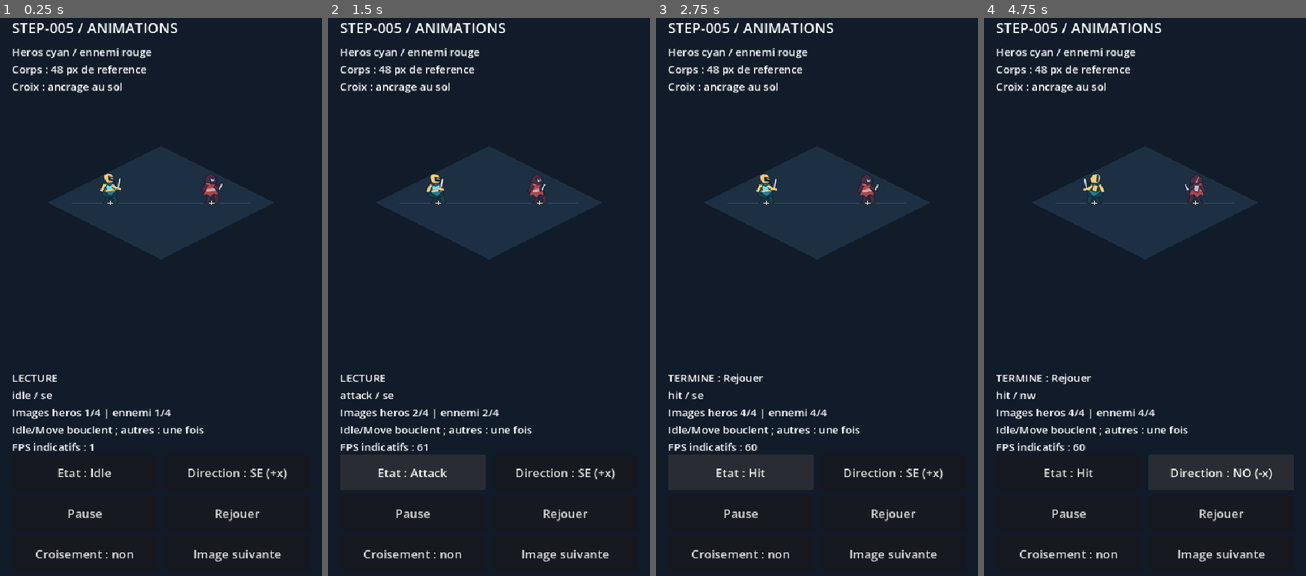
Above: before the commit, frames 1-4 (left to right).
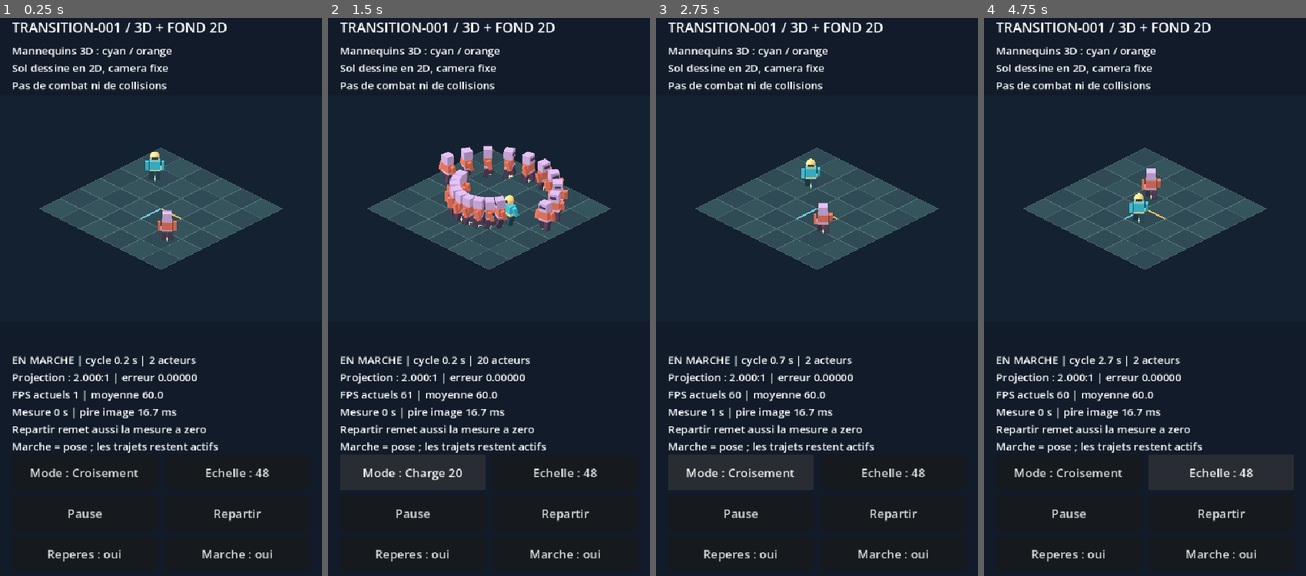
Above: after the commit, the same moments.

Repository: RobinArcangioli/gambit-arena
Game: Godot game, scene res://scenes/main.tscn
Two runs of this game, one before a commit and one after it. Both use one fixed random seed, a clock stepped at 60 frames per second and the inputs below.
Inputs (mouse positions are in pixels of both pictures, inside the frame that each line leads up to):
- Up to frame 1 (0.25 s): no input
- Up to frame 2 (1.5 s): click (411, 469) at 0.5 s, where only the run after the commit has a clickable "Mode : Croisement"; click (411, 469) at 1.25 s, where only the run after the commit has a clickable "Mode : Decor 2D"
- Up to frame 3 (2.75 s): click (739, 469) at 2 s, where only the run after the commit has a clickable "Mode : Charge 20"
- Up to frame 4 (4.75 s): click (1222, 469) at 2.75 s, where only the run after the commit has a clickable "Echelle : 48"; click (1222, 469) at 3.5 s, where only the run after the commit has a clickable "Echelle : 64"; click (1222, 469) at 4.25 s, where only the run after the commit has a clickable "Echelle : 80"

The runs differ from the first frame. In frame 1, 14% of the frame differs, in the area x 3-90%, y 0-98%; in frame 2, 15%; in frame 3, 14%; in frame 4, 14%.

Commit message:
feat: [TRANSITION-001] prototyper les personnages 3D sur fond 2D

Diff:
--- /dev/null
+++ b/assets/hybrid/occluder.svg
@@ -0,0 +1,7 @@
+<svg xmlns="http://www.w3.org/2000/svg" width="96" height="112" viewBox="0 0 96 112">
+<title>Original flat diagnostic garden screen</title>
+<path d="M16 110V14L48 3L80 14V110H68V22H28V110Z" fill="#caab70" stroke="#493c35" stroke-width="3"/>
+<path d="M28 24H68V93H28Z" fill="#456e65" stroke="#243e41" stroke-width="3"/>
+<path d="M30 28L66 62M30 44L66 78M30 60L62 90M66 28L30 62M66 44L30 78M66 60L34 90" fill="none" stroke="#84b48b" stroke-width="4"/>
+<path d="M10 110H86" stroke="#caab70" stroke-width="4"/>
+</svg>
--- /dev/null
+++ b/scenes/hybrid/hybrid_lab.tscn
@@ -0,0 +1,82 @@
+[gd_scene load_steps=4 format=3]
+
+[ext_resource type="Script" path="res://scripts/hybrid/hybrid_lab.gd" id="1_lab"]
+[ext_resource type="Script" path="res://scripts/hybrid/ground_canvas.gd" id="2_ground"]
+[ext_resource type="Script" path="res://scripts/hybrid/proxy_actor.gd" id="3_actor"]
+
+[node name="HybridLab" type="Control"]
+layout_mode = 0
+script = ExtResource("1_lab")
+
+[node name="Backdrop" type="ColorRect" parent="."]
+mouse_filter = 2
+color = Color(0.067, 0.106, 0.16, 1)
+
+[node name="Ground" type="Node2D" parent="."]
+script = ExtResource("2_ground")
+
+[node name="Render3D" type="SubViewportContainer" parent="."]
+mouse_filter = 2
+stretch = true
+
+[node name="Viewport" type="SubViewport" parent="Render3D"]
+transparent_bg = true
+own_world_3d = true
+size = Vector2i(540, 380)
+render_target_update_mode = 4
+
+[node name="World" type="Node3D" parent="Render3D/Viewport"]
+
+[node name="Camera" type="Camera3D" parent="Render3D/Viewport/World"]
+projection = 1
+keep_aspect = 0
+current = true
+size = 11.25
+near = 0.1
+far = 100.0
+
+[node name="Hero" type="Node3D" parent="Render3D/Viewport/World"]
+script = ExtResource("3_actor")
+
+[node name="Enemy" type="Node3D" parent="Render3D/Viewport/World"]
+script = ExtResource("3_actor")
+enemy = true
+
+[node name="HUD" type="Control" parent="."]
+mouse_filter = 2
+
+[node name="Title" type="Label" parent="HUD"]
+theme_override_font_sizes/font_size = 23
+text = "TRANSITION-001 / 3D + FOND 2D"
+
+[node name="Description" type="Label" parent="HUD"]
+theme_override_font_sizes/font_size = 18
+text = "Mannequins 3D : cyan / orange\nSol dessine en 2D, camera fixe\nPas de combat ni de collisions"
+
+[node name="Status" type="Label" parent="HUD"]
+theme_override_font_sizes/font_size = 18
+
+[node name="ModeButton" type="Button" parent="HUD"]
+focus_mode = 0
+theme_override_font_sizes/font_size = 20
+
+[node name="SizeButton" type="Button" parent="HUD"]
+focus_mode = 0
+theme_override_font_sizes/font_size = 20
+
+[node name="PauseButton" type="Button" parent="HUD"]
+focus_mode = 0
+theme_override_font_sizes/font_size = 20
+
+[node name="ResetButton" type="Button" parent="HUD"]
+focus_mode = 0
+theme_override_font_sizes/font_size = 20
+text = "Repartir"
+
+[node name="MarksButton" type="Button" parent="HUD"]
+focus_mode = 0
+theme_override_font_sizes/font_size = 20
+
+[node name="WalkButton" type="Button" parent="HUD"]
+focus_mode = 0
+theme_override_font_sizes/font_size = 20
--- a/scenes/main.tscn
+++ b/scenes/main.tscn
@@ -1,7 +1,7 @@
 [gd_scene load_steps=2 format=3 uid="uid://do6vxhog253vu"]
 
-[ext_resource type="PackedScene" path="res://scenes/debug/animation_lab.tscn" id="1_lab"]
+[ext_resource type="PackedScene" path="res://scenes/hybrid/hybrid_lab.tscn" id="1_lab"]
 
 [node name="Main" type="Node2D" unique_id=1193079028]
 
-[node name="AnimationLab" parent="." instance=ExtResource("1_lab")]
+[node name="HybridLab" parent="." instance=ExtResource("1_lab")]
--- /dev/null
+++ b/scripts/hybrid/ground_canvas.gd
@@ -0,0 +1,31 @@
+extends Node2D
+## True 2D background. Camera projection only supplies registration coordinates.
+var camera: Camera3D
+var view_size := Vector2(540, 380)
+var show_marks: bool = true
+var feet: Array[Vector3] = []
+
+func _project(point: Vector2) -> Vector2:
+	return camera.unproject_position(Vector3(point.x, 0, point.y))
+
+func _draw() -> void:
+	if not is_instance_valid(camera):
+		return
+	draw_rect(Rect2(Vector2.ZERO, view_size), Color("142131"))
+	for x in range(-3, 3):
+		for z in range(-3, 3):
+			var tile := PackedVector2Array([
+				_project(Vector2(x, z)), _project(Vector2(x + 1, z)),
+				_project(Vector2(x + 1, z + 1)), _project(Vector2(x, z + 1))])
+			var color := Color("304b55") if (x + z) % 2 == 0 else Color("35545b")
+			draw_colored_polygon(tile, color)
+	if show_marks:
+		for coordinate in range(-3, 4):
+			draw_line(_project(Vector2(coordinate, -3)), _project(Vector2(coordinate, 3)), Color("58747b"), 1.0)
+			draw_line(_project(Vector2(-3, coordinate)), _project(Vector2(3, coordinate)), Color("58747b"), 1.0)
+		draw_line(_project(Vector2.ZERO), _project(Vector2(1, 0)), Color("f3bd67"), 2.0)
+		draw_line(_project(Vector2.ZERO), _project(Vector2(0, 1)), Color("77c9ef"), 2.0)
+		for foot in feet:
+			var point: Vector2 = camera.unproject_position(foot)
+			draw_line(point - Vector2(5, 0), point + Vector2(5, 0), Color("fff2bb"), 1.5)
+			draw_line(point - Vector2(0, 4), point + Vector2(0, 4), Color("fff2bb"), 1.5)
--- /dev/null
+++ b/scripts/hybrid/hybrid_lab.gd
@@ -0,0 +1,231 @@
+extends Control
+## Single transparent 3D viewport over a registered 2D background.
+const ProxyActor = preload("res://scripts/hybrid/proxy_actor.gd")
+const GroundCanvas = preload("res://scripts/hybrid/ground_canvas.gd")
+const DECOR_TEXTURE: Texture2D = preload("res://assets/hybrid/occluder.svg")
+const MODES: Array[String] = ["Croisement", "Decor 2D", "Charge 20"]
+const SIZES: Array[int] = [48, 64, 80]
+@onready var ground: GroundCanvas = $Ground
+@onready var render_box: SubViewportContainer = $Render3D
+@onready var viewport_3d: SubViewport = $Render3D/Viewport
+@onready var world: Node3D = $Render3D/Viewport/World
+@onready var camera: Camera3D = $Render3D/Viewport/World/Camera
+@onready var hero: ProxyActor = $Render3D/Viewport/World/Hero
+@onready var enemy: ProxyActor = $Render3D/Viewport/World/Enemy
+@onready var hud: Control = $HUD
+@onready var status_label: Label = $HUD/Status
+@onready var mode_button: Button = $HUD/ModeButton
+@onready var size_button: Button = $HUD/SizeButton
+@onready var pause_button: Button = $HUD/PauseButton
+@onready var reset_button: Button = $HUD/ResetButton
+@onready var marks_button: Button = $HUD/MarksButton
+@onready var walk_button: Button = $HUD/WalkButton
+var actors: Array[ProxyActor] = []
+var decor: Sprite3D
+var elapsed: float = 0.0
+var paused: bool = false
+var walking: bool = true
+var mode_index: int = 0
+var size_index: int = 0
+var round_trip_error: float = 0.0
+var projection_ratio: float = 0.0
+var safe_rect := Rect2()
+var sample_seconds: float = 0.0
+var sample_frames: int = 0
+var sample_max_ms: float = 0.0
+
+func _ready() -> void:
+	camera.position = Vector3(10, sqrt(200.0 / 3.0), 10)
+	camera.look_at(Vector3.ZERO, Vector3.UP)
+	var environment_node := WorldEnvironment.new()
+	var environment := Environment.new()
+	environment.background_mode = Environment.BG_CLEAR_COLOR
+	environment.ambient_light_source = Environment.AMBIENT_SOURCE_COLOR
+	environment.ambient_light_color = Color.WHITE
+	environment.ambient_light_energy = 0.65
+	environment_node.environment = environment
+	world.add_child(environment_node)
+	var light := DirectionalLight3D.new()
+	light.rotation_degrees = Vector3(-55, -30, 0)
+	light.light_energy = 0.9
+	light.shadow_enabled = false
+	world.add_child(light)
+	actors = [hero, enemy]
+	for index in range(18):
+		var actor := ProxyActor.new()
+		actor.name = "Extra%02d" % index
+		actor.enemy = true
+		world.add_child(actor)
+		actors.append(actor)
+	decor = Sprite3D.new()
+	decor.name = "Decor2D"
+	decor.texture = DECOR_TEXTURE
+	decor.pixel_size = 1.65 / 112.0
+	decor.position.y = 1.65 * 0.5
+	decor.rotation.y = PI * 0.25
+	decor.alpha_cut = SpriteBase3D.ALPHA_CUT_DISCARD
+	decor.alpha_scissor_threshold = 0.5
+	decor.no_depth_test = false
+	decor.shaded = false
+	decor.cast_shadow = GeometryInstance3D.SHADOW_CASTING_SETTING_OFF
+	world.add_child(decor)
+	ground.camera = camera
+	mode_button.pressed.connect(_next_mode)
+	size_button.pressed.connect(_next_size)
+	pause_button.pressed.connect(_toggle_pause)
+	reset_button.pressed.connect(_reset)
+	marks_button.pressed.connect(_toggle_marks)
+	walk_button.pressed.connect(_toggle_walk)
+	get_viewport().size_changed.connect(_update_layout)
+	viewport_3d.size_changed.connect(_sync_projection)
+	_update_layout()
+	_update_actors()
+	call_deferred("_sync_projection")
+
+func _notification(what: int) -> void:
+	if what == NOTIFICATION_APPLICATION_PAUSED or what == NOTIFICATION_APPLICATION_FOCUS_OUT:
+		paused = true
+	if what == NOTIFICATION_APPLICATION_RESUMED and is_node_ready():
+		call_deferred("_update_layout")
+
+func _update_layout() -> void:
+	safe_rect = get_viewport_rect()
+	if OS.get_name() == "Android":
+		var inverse_screen: Transform2D = get_viewport().get_screen_transform().affine_inverse()
+		var converted: Rect2 = inverse_screen * Rect2(DisplayServer.get_display_safe_area())
+		var clipped: Rect2 = converted.intersection(get_viewport_rect())
+		if clipped.has_area():
+			safe_rect = clipped
+	$Backdrop.size = get_viewport_rect().size
+	hud.position = safe_rect.position
+	hud.size = safe_rect.size
+	$HUD/Title.position = Vector2(20, 20)
+	$HUD/Description.position = Vector2(20, 62)
+	render_box.position = safe_rect.position + Vector2(0, 150)
+	render_box.size = Vector2(safe_rect.size.x, 380)
+	ground.position = render_box.position
+	status_label.position = Vector2(20, safe_rect.size.y - 380)
+	var buttons: Array[Button] = [mode_button, size_button, pause_button, reset_button, marks_button, walk_button]
+	var button_width: float = (safe_rect.size.x - 52) * 0.5
+	for index in range(buttons.size()):
+		var row: int = int(index / 2.0)
+		buttons[index].position = Vector2(20 + (index % 2) * (button_width + 12), safe_rect.size.y - 208 + row * 68)
+		buttons[index].size = Vector2(button_width, 60)
+	call_deferred("_sync_projection")
+
+func _sync_projection() -> void:
+	if not is_node_ready():
+		return
+	# Keep 48 reference pixels per world unit regardless of viewport width.
+	camera.size = float(viewport_3d.size.x) / 48.0
+	ground.view_size = Vector2(viewport_3d.size)
+	_check_projection()
+	ground.queue_redraw()
+
+func _check_projection() -> void:
+	round_trip_error = 0.0
+	for point in [Vector3.ZERO, Vector3(1, 0, 0), Vector3(0, 0, 1), Vector3(-2, 0, 2)]:
+		var screen: Vector2 = camera.unproject_position(point)
+		var ray_origin: Vector3 = camera.project_ray_origin(screen)
+		var ray_direction: Vector3 = camera.project_ray_normal(screen)
+		var restored: Vector3 = ray_origin - ray_direction * (ray_origin.y / ray_direction.y)
+		round_trip_error = maxf(round_trip_error, restored.distance_to(point))
+	var axis: Vector2 = camera.unproject_position(Vector3(1, 0, 0)) - camera.unproject_position(Vector3.ZERO)
+	projection_ratio = absf(axis.x / axis.y)
+	if round_trip_error > 0.001 or absf(projection_ratio - 2.0) > 0.001:
+		push_error("TRANSITION-001: projection registration failed.")
+
+func _process(delta: float) -> void:
+	if not paused:
+		elapsed = fposmod(elapsed + delta, 8.0)
+		sample_seconds += delta
+		sample_frames += 1
+		sample_max_ms = maxf(sample_max_ms, delta * 1000.0)
+	_update_actors()
+	_update_status()
+
+func _update_actors() -> void:
+	var phase: float = elapsed / 8.0
+	var progress: float = phase * 2.0 if phase < 0.5 else (1.0 - phase) * 2.0
+	var travel: float = lerpf(-1.7, 1.7, progress)
+	var direction: float = 1.0 if phase < 0.5 else -1.0
+	decor.visible = mode_index == 1
+	ground.feet.clear()
+	for index in range(actors.size()):
+		var actor: ProxyActor = actors[index]
+		actor.visible = index < 2 or mode_index == 2
+		if not actor.visible:
+			continue
+		var facing := Vector2(direction, direction)
+		if mode_index == 2:
+			var angle: float = elapsed * TAU / 8.0 + float(index) * TAU / 20.0
+			var radius: float = 1.2 if index < 10 else 2.4
+			actor.position = Vector3(cos(angle) * radius, 0, sin(angle) * radius)
+			facing = Vector2(-sin(angle), cos(angle))
+		elif index == 0:
+			actor.position = Vector3(travel - 0.15, 0, travel + 0.15)
+		elif mode_index == 0:
+			actor.position = Vector3(-travel + 0.15, 0, -travel - 0.15)
+			facing = -facing
+		else:
+			actor.position = Vector3(2.0, 0, -2.0)
+			facing = Vector2(1, 1)
+		actor.body.scale = Vector3.ONE * float(SIZES[size_index]) / 48.0
+		actor.pose(elapsed, walking and not (mode_index == 1 and index == 1), facing)
+		ground.feet.append(actor.position)
+	ground.queue_redraw()
+
+func _update_status() -> void:
+	mode_button.text = "Mode : " + MODES[mode_index]
+	size_button.text = "Echelle : %d" % SIZES[size_index]
+	pause_button.text = "Reprendre" if paused else "Pause"
+	marks_button.text = "Reperes : oui" if ground.show_marks else "Reperes : non"
+	walk_button.text = "Marche : oui" if walking else "Marche : non"
+	var mean_fps: float = float(sample_frames) / sample_seconds if sample_seconds > 0.0 else 0.0
+	var state: String = "PAUSE" if paused else "EN MARCHE"
+	status_label.text = "%s | cycle %.1f s | %d acteurs\nProjection : %.3f:1 | erreur %.5f\nFPS actuels %d | moyenne %.1f\nMesure %.0f s | pire image %.1f ms\nRepartir remet aussi la mesure a zero\nMarche = pose ; les trajets restent actifs" % [state, elapsed, 20 if mode_index == 2 else 2, projection_ratio, round_trip_error, Engine.get_frames_per_second(), mean_fps, sample_seconds, sample_max_ms]
+
+func _clear_sample() -> void:
+	sample_seconds = 0.0
+	sample_frames = 0
+	sample_max_ms = 0.0
+
+func _next_mode() -> void:
+	mode_index = (mode_index + 1) % MODES.size()
+	_reset()
+
+func _next_size() -> void:
+	size_index = (size_index + 1) % SIZES.size()
+	_clear_sample()
+	_update_actors()
+
+func _toggle_pause() -> void:
+	paused = not paused
+
+func _reset() -> void:
+	elapsed = 0.0
+	_clear_sample()
+	_update_actors()
+
+func _toggle_marks() -> void:
+	ground.show_marks = not ground.show_marks
+
+func _toggle_walk() -> void:
+	walking = not walking
+	_clear_sample()
+
+func _unhandled_key_input(event: InputEvent) -> void:
+	if not event is InputEventKey:
+		return
+	var key_event := event as InputEventKey
+	if not key_event.pressed or key_event.echo:
+		return
+	match key_event.keycode:
+		KEY_M: _next_mode()
+		KEY_S: _next_size()
+		KEY_SPACE: _toggle_pause()
+		KEY_R: _reset()
+		KEY_G: _toggle_marks()
+		KEY_W: _toggle_walk()
+		_: return
+	get_viewport().set_input_as_handled()
--- /dev/null
+++ b/scripts/hybrid/proxy_actor.gd
@@ -0,0 +1,67 @@
+extends Node3D
+## Original procedural mannequin: no external model, rig, physics or combat.
+@export var enemy: bool = false
+var body: Node3D
+var left_arm: Node3D
+var right_arm: Node3D
+var left_leg: Node3D
+var right_leg: Node3D
+
+func _ready() -> void:
+	body = Node3D.new()
+	body.name = "Model"
+	add_child(body)
+	var cloth := StandardMaterial3D.new()
+	cloth.albedo_color = Color("d56b54") if enemy else Color("39b8d0")
+	cloth.roughness = 0.85
+	var dark := StandardMaterial3D.new()
+	dark.albedo_color = Color("493751") if enemy else Color("224354")
+	dark.roughness = 0.9
+	var trim := StandardMaterial3D.new()
+	trim.albedo_color = Color("c3a4d3") if enemy else Color("f1cf83")
+	trim.roughness = 0.8
+	_add_box(body, Vector3(0.4, 0.4, 0.26), Vector3(0, 0.54, 0), cloth)
+	_add_box(body, Vector3(0.42, 0.06, 0.28), Vector3(0, 0.4, 0), trim)
+	if enemy:
+		_add_box(body, Vector3(0.34, 0.32, 0.32), Vector3(0, 0.9, 0), trim)
+	else:
+		var sphere := SphereMesh.new()
+		sphere.radius = 0.18
+		sphere.height = 0.36
+		sphere.radial_segments = 12
+		sphere.rings = 6
+		_add_mesh(body, sphere, Vector3(0, 0.9, 0), trim)
+	_add_box(body, Vector3(0.22, 0.08, 0.03), Vector3(0, 0.92, 0.178), dark)
+	left_leg = _limb(Vector3(-0.12, 0.34, 0), Vector3(0.15, 0.34, 0.19), dark)
+	right_leg = _limb(Vector3(0.12, 0.34, 0), Vector3(0.15, 0.34, 0.19), dark)
+	left_arm = _limb(Vector3(-0.28, 0.7, 0), Vector3(0.13, 0.34, 0.14), cloth)
+	right_arm = _limb(Vector3(0.28, 0.7, 0), Vector3(0.13, 0.34, 0.14), cloth)
+
+func _add_mesh(parent: Node3D, mesh: Mesh, at: Vector3, material: Material) -> void:
+	var instance := MeshInstance3D.new()
+	instance.mesh = mesh
+	instance.material_override = material
+	instance.position = at
+	instance.cast_shadow = GeometryInstance3D.SHADOW_CASTING_SETTING_OFF
+	parent.add_child(instance)
+
+func _add_box(parent: Node3D, size_value: Vector3, at: Vector3, material: Material) -> void:
+	var box := BoxMesh.new()
+	box.size = size_value
+	_add_mesh(parent, box, at, material)
+
+func _limb(at: Vector3, size_value: Vector3, material: Material) -> Node3D:
+	var pivot := Node3D.new()
+	body.add_child(pivot)
+	pivot.position = at
+	_add_box(pivot, size_value, Vector3(0, -size_value.y * 0.5, 0), material)
+	return pivot
+
+func pose(time: float, walking: bool, facing: Vector2) -> void:
+	if facing.length_squared() > 0.0001:
+		rotation.y = atan2(facing.x, facing.y)
+	var swing: float = sin(time * TAU * 2.0) * 0.4 if walking else 0.0
+	left_leg.rotation.x = swing
+	right_leg.rotation.x = -swing
+	left_arm.rotation.x = -swing
+	right_arm.rotation.x = swing
Not shown, added: assets/hybrid/occluder.svg.import
Not shown, changed: export_presets.cfg
Not shown, added: scripts/hybrid/ground_canvas.gd.uid
Not shown, added: scripts/hybrid/hybrid_lab.gd.uid
Not shown, added: scripts/hybrid/proxy_actor.gd.uid
Not shown, changed: ARCHITECTURE.md
Not shown, changed: PROJECT_STATUS.md
Not shown, changed: README.md
Not shown, changed: ROADMAP.md
Not shown, changed: docs/android.md
Not shown, changed: docs/assets.md
Not shown, changed: docs/backup.md
(and 5 more such lines)
